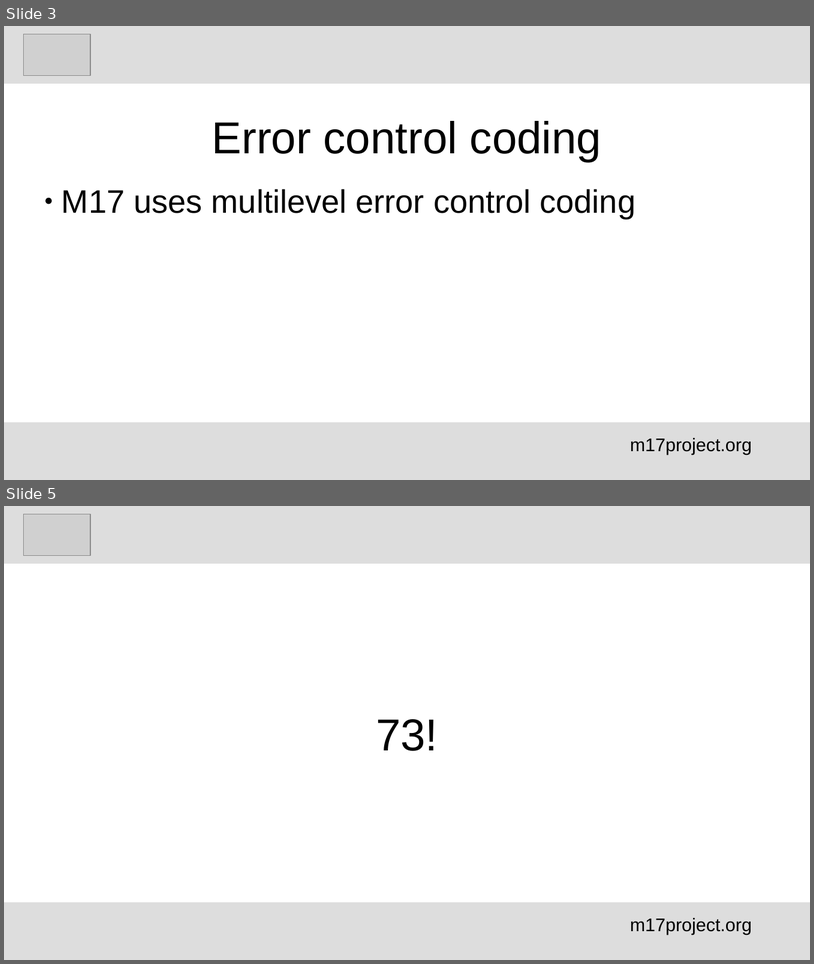
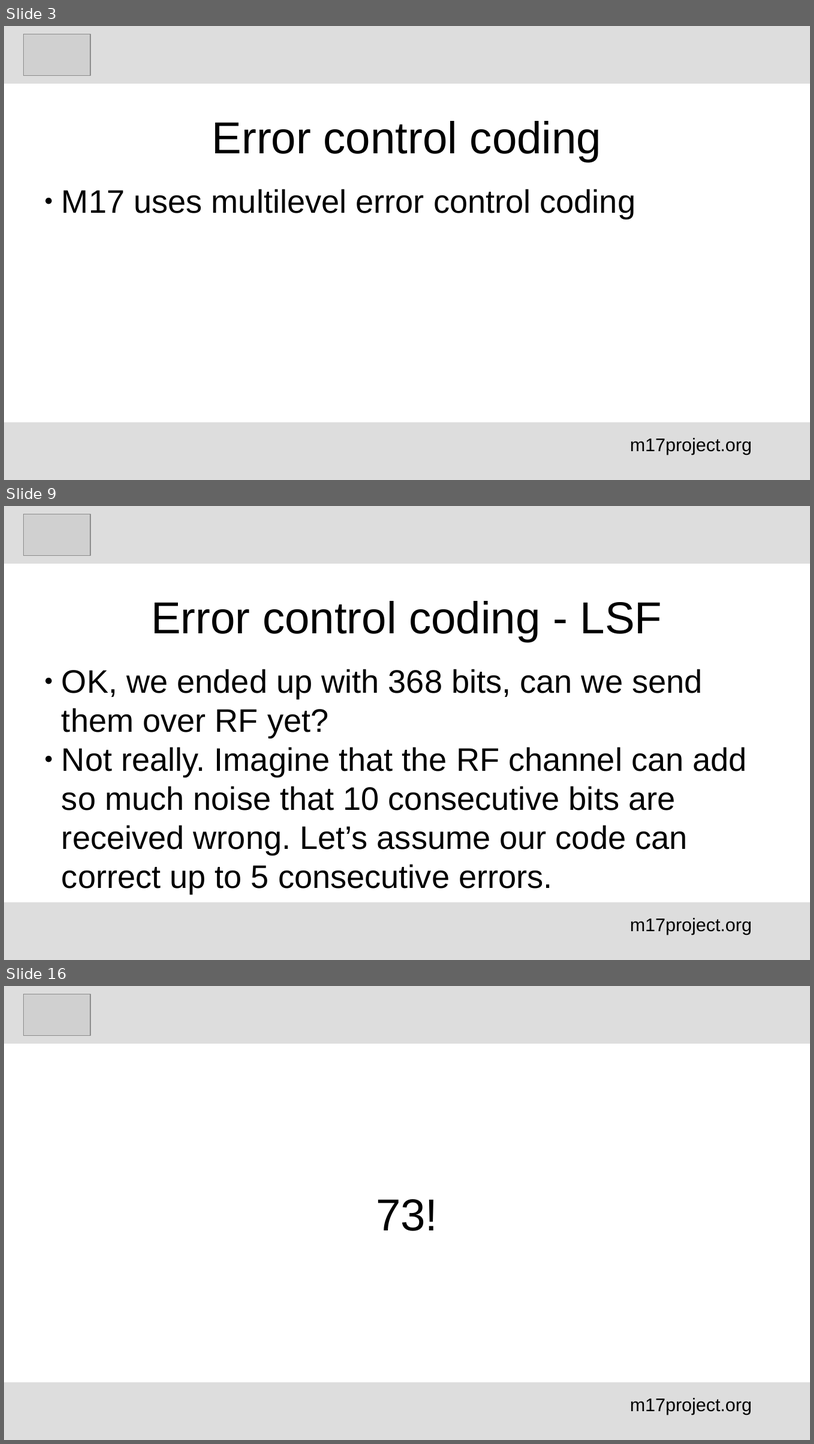
Before and after one commit to M17-Project/M17_education, a slide deck: English/M17_error control_schemes_en.odp. Shown one above the other, each under a label of ours: slides 3 and 5 before the commit, slides 3, 9 and 16 after it; the slides between them are not shown. The pictures are 814x964 and 814x1444 pixels, drawn with LibreOffice and Linux fonts; fonts in the diff are those of the drawing; grey boxes stand for pictures. Boxes give left, top, right and bottom in pixels: in the first picture for what was removed or moved away, otherwise in the second. Text is boxed around its words. In the diff, an @@ line names an element or a change of style, - is before the commit and + after.

```diff
--- a/English/M17_error control_schemes_en.odp
+++ b/English/M17_error control_schemes_en.odp
@@ slide 9 added at (x1=4, y1=506, x2=810, y2=960), background #FFFFFF @@
@@ rectangle added at (x1=4, y1=506, x2=810, y2=564), fill #DDDDDD @@
@@ picture added at (x1=23, y1=514, x2=90, y2=556) @@
@@ title added at (x1=151, y1=601, x2=663, y2=642), 44 pt, text #000000 @@
+Error control coding - LSF
@@ subtitle added at (x1=62, y1=669, x2=747, y2=894), 32 pt, text #000000 @@
+● OK, we ended up with 368 bits, can we send them over RF yet?
+● Not really. Imagine that the RF channel can add so much noise that 10 consecutive bits are received wrong. Let’s assume our code can correct up to 5 consecutive errors.
@@ rectangle added at (x1=4, y1=902, x2=810, y2=960), fill #DDDDDD @@
@@ text added at (x1=630, y1=918, x2=752, y2=934), 18 pt, text #000000 @@
+m17project.org
@@ what was slide 5 is now slide 16 @@
```
Also in this commit, not shown: 2 slides changed, 10 other slides added, 1 other file.
